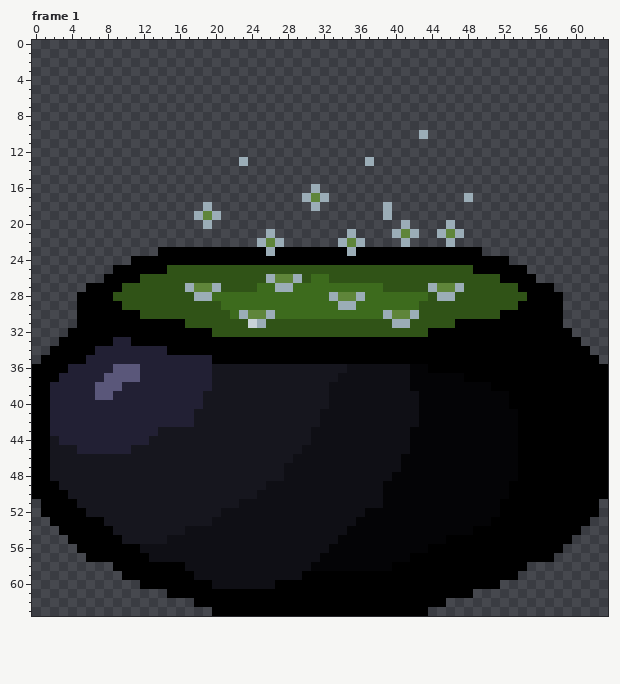
Pixel-art file -- PROJECT ART/CAULDRON INTRO.aseprite. Above is the file before it was changed.
64x64 pixels, 2 frames. Shown: frame 1. The commit also changed other frames, which this record leaves out.
Now the later version:
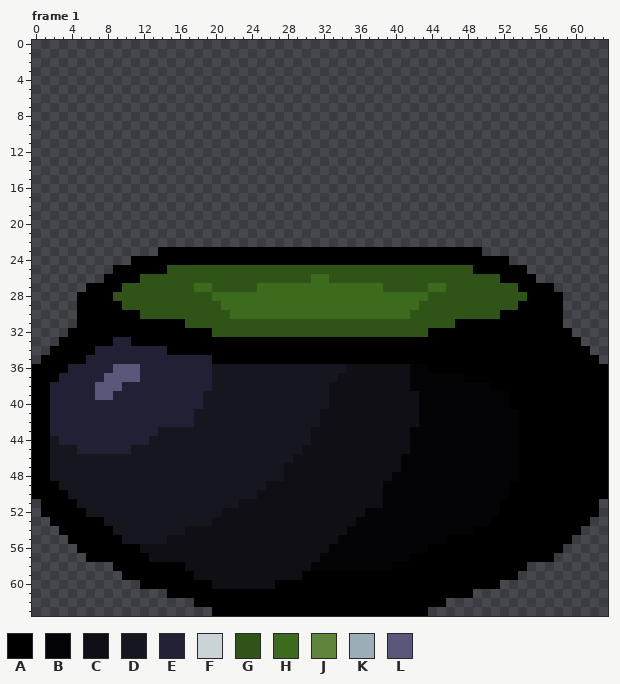
Palette (. is transparent): A #000000  B #040406  C #0f0f15  D #16161e  E #222034  F #c9d3d8  G #305317  H #3d6b1d  J #5f853a  K #9badb7  L #5a577a
The edit:
Frame 1, layer "Layer 3":
y 10: x 43 K -> .
y 13: x 23 K -> .; x 37 K -> .
y 16: x 31 K -> .
y 17: x 30..32 KJK -> ...; x 48 K -> .
y 18: x 19 K -> .; x 31 K -> .; x 39 K -> .
y 19: x 18..20 KJK -> ...; x 39 K -> .
y 20: x 19 K -> .; x 41 K -> .; x 46 K -> .
y 21: x 26 K -> .; x 35 K -> .; x 40..42 KJK -> ...; x 45..47 KJK -> ...
y 22: x 25..27 KJK -> ...; x 34..36 KJK -> ...; x 41 K -> .; x 46 K -> .
y 23: x 26 K -> A; x 35 K -> A
y 26: x 26..29 KJJK -> GGGG
y 27: x 17..20 KJJK -> GHHG; x 27..28 KK -> HH; x 44..47 KJJK -> HHGG
y 28: x 18..19 KK -> GG; x 33..36 KJJK -> HHHH; x 45..46 KK -> GG
y 29: x 34..35 KK -> HH
y 30: x 23..26 KJJK -> HHHH; x 39..42 KJJK -> HHHG
y 31: x 24..25 FK -> GG; x 40..41 KK -> GG
Boxes around the changes in both pictures, in picture pixels (x1, y1, x2, y2):
erased: (419, 130, 428, 139)
erased: (239, 157, 248, 166)
erased: (365, 157, 374, 166)
changed: (185, 184, 473, 328)
